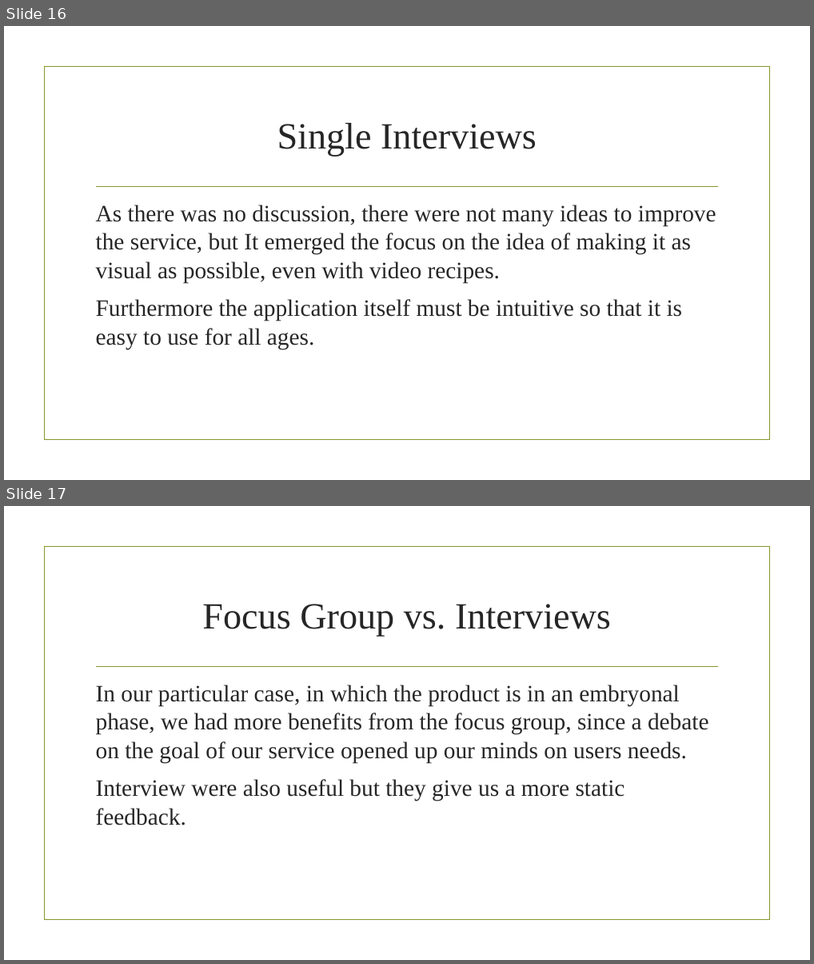
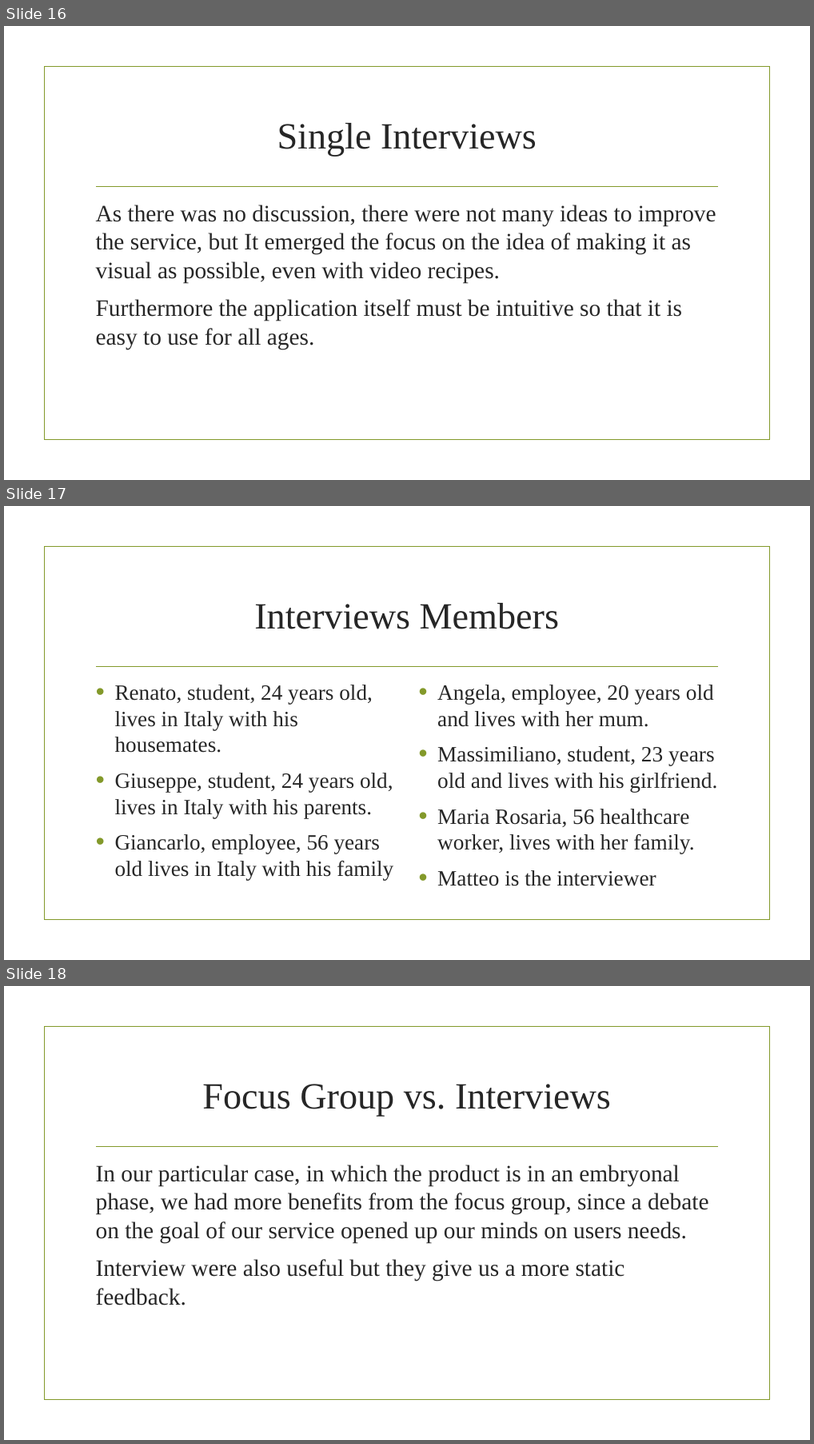
Before and after one commit to nicoDs96/recipes-SE, a slide deck: CookWithMe.pptx. Shown one above the other, each under a label of ours: slides 16 and 17 before the commit, slides 16, 17 and 18 after it. The pictures are 814x964 and 814x1444 pixels, drawn with LibreOffice and Linux fonts; fonts in the diff are those of the drawing; background and template pictures are left out. Boxes give left, top, right and bottom in pixels: in the first picture for what was removed or moved away, otherwise in the second. Text is boxed around its words. In the diff, an @@ line names an element or a change of style, - is before the commit and + after.

```diff
--- a/CookWithMe.pptx
+++ b/CookWithMe.pptx
@@ slide 17 added at (4,506,810,960), background picture (left out); not listed: 2 template elements that a slide beside it also shows @@
@@ title added at (254,603,559,629), 44 pt, text #262626 @@
+Interviews Members
@@ text added at (115,684,394,880), 25.9 pt, text #262626 @@
+• Renato, student, 24 years old, lives in Italy with his housemates.
+• Giuseppe, student, 24 years old, lives in Italy with his parents.
+• Giancarlo, employee, 56 years old lives in Italy with his family
@@ text added at (438,684,718,886), 26 pt, text #262626 @@
+• Angela, employee, 20 years old and lives with her mum.
+• Massimiliano, student, 23 years old and lives with his girlfriend.
+• Maria Rosaria, 56 healthcare worker, lives with her family.
+• Matteo is the interviewer
@@ what was slide 17 is now slide 18 @@
```
Also in this commit, not shown: 1 slide changed.
